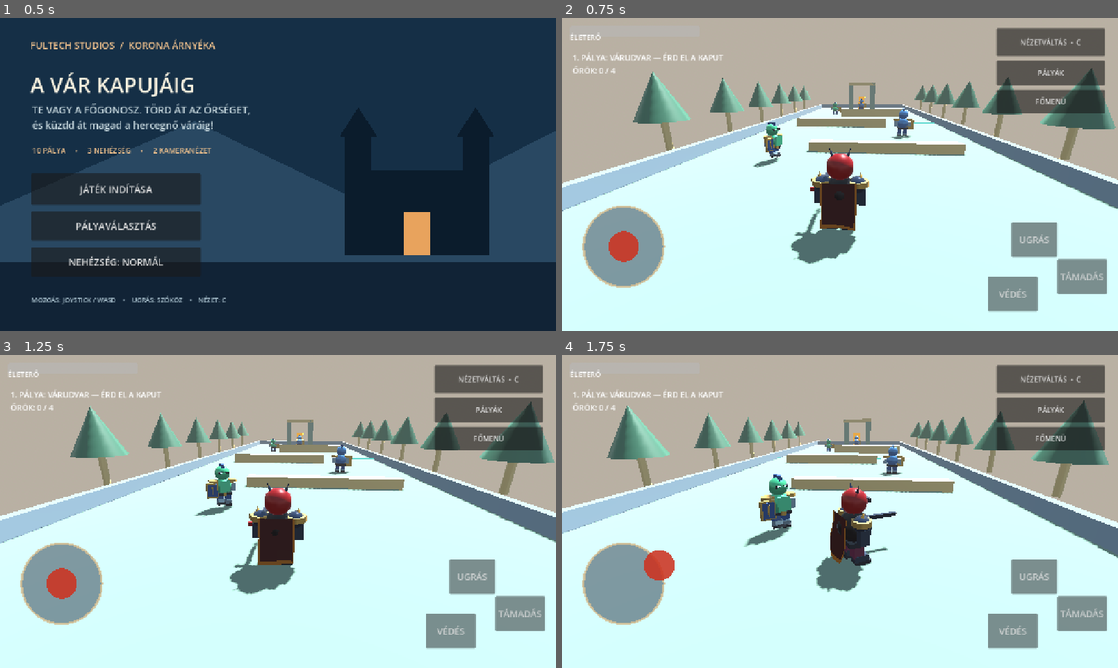
Above: before the commit, frames 1-4 (two rows, left to right).
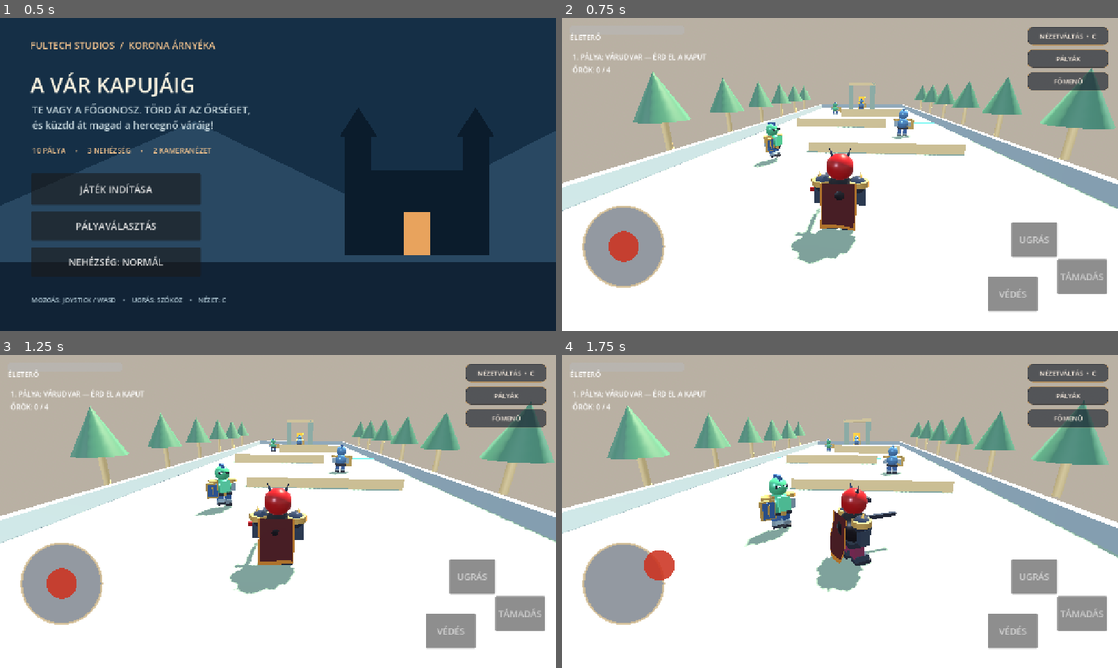
Above: after the commit, the same moments.

Repository: fuloplevente1998/reverse-supermario
Game: Godot game, scene res://scenes/title.tscn
Same seed, same stepped clock (60 frames per second), same inputs: the game is played once before the commit and once after it.
Inputs (mouse positions are in pixels of both pictures, inside the frame that each line leads up to):
- Up to frame 1 (0.5 s): no input
- Up to frame 2 (0.75 s): click "JÁTÉK INDÍTÁSA" at 0.5 s
- Up to frame 3 (1.25 s): no input
- Up to frame 4 (1.75 s): tap Enter at 1.25 s; drag from (623, 583) to (895, 442) at 1.27 s

Frame 1 is identical in both runs. In frame 2, 62% of the frame differs, in the area x 0-100%, y 2-100%; in frame 3, 62%; in frame 4, 62%.

Commit message:
ui+lighting: compact HUD and add mobile-safe character fill

Diff:
--- a/scripts/game.gd
+++ b/scripts/game.gd
@@ -81,7 +81,7 @@
     hp_bar.max_value = player.max_hp
     hp_bar.value = player.hp
     hp_bar.show_percentage = false
-    hp_bar.custom_minimum_size = Vector2(300, 26)
+    hp_bar.custom_minimum_size = Vector2(264, 20)
     $UI/TopBar.add_child(hp_bar)
 
     var hp_text := Label.new()
@@ -94,12 +94,12 @@
     objective_label = Label.new()
     objective_label.text = "%d. PÁLYA: %s — ÉRD EL A KAPUT" % [stage_number, StageGenerator.title(stage_number)]
     objective_label.position = Vector2(24, 78)
-    objective_label.add_theme_font_size_override("font_size", 18)
+    objective_label.add_theme_font_size_override("font_size", 16)
     $UI.add_child(objective_label)
 
     kill_label = Label.new()
     kill_label.position = Vector2(24, 108)
-    kill_label.add_theme_font_size_override("font_size", 18)
+    kill_label.add_theme_font_size_override("font_size", 16)
     $UI.add_child(kill_label)
 
     status_label.add_theme_font_size_override("font_size", 42)
@@ -145,28 +145,47 @@
 
     var view_button := Button.new()
     view_button.text = "NÉZETVÁLTÁS  •  C"
-    view_button.position = Vector2(1000, 24)
-    view_button.size = Vector2(250, 64)
+    view_button.position = Vector2(1072, 20)
+    view_button.size = Vector2(186, 43)
+    _style_overlay_button(view_button)
     view_button.focus_mode = Control.FOCUS_NONE
     controls.add_child(view_button)
     view_button.pressed.connect($Player/CameraPivot.toggle_view)
     stage_button = Button.new()
-    stage_button.position = Vector2(1000, 98)
-    stage_button.size = Vector2(250, 57)
+    stage_button.position = Vector2(1072, 72)
+    stage_button.size = Vector2(186, 43)
+    _style_overlay_button(stage_button)
     stage_button.text = "PÁLYÁK"
     stage_button.focus_mode = Control.FOCUS_NONE
     controls.add_child(stage_button)
     stage_button.pressed.connect(_open_stage_panel)
     var home_button := Button.new()
     home_button.text = "FŐMENÜ"
-    home_button.position = Vector2(1000, 165)
-    home_button.size = Vector2(250, 55)
+    home_button.position = Vector2(1072, 124)
+    home_button.size = Vector2(186, 43)
+    _style_overlay_button(home_button)
     home_button.focus_mode = Control.FOCUS_NONE
     controls.add_child(home_button)
     home_button.pressed.connect(_go_home)
     $UI/Controls/Joystick.changed.connect(player.set_touch_axis)
     _build_stage_panel()
     _style_control_buttons()
+
+func _style_overlay_button(button: Button) -> void:
+    # Still a real, full-size touch target; only remove the huge opaque HUD.
+    button.add_theme_font_size_override("font_size", 15)
+    button.add_theme_color_override("font_color", Color("#f6eadd"))
+    var normal := StyleBoxFlat.new()
+    normal.bg_color = Color(0.10, 0.13, 0.18, 0.64)
+    normal.border_color = Color(0.73, 0.58, 0.38, 0.72)
+    normal.set_border_width_all(1)
+    normal.set_corner_radius_all(11)
+    button.add_theme_stylebox_override("normal", normal)
+    var pressed := normal.duplicate() as StyleBoxFlat
+    pressed.bg_color = Color(0.18, 0.22, 0.28, 0.89)
+    button.add_theme_stylebox_override("hover", pressed)
+    button.add_theme_stylebox_override("pressed", pressed)
+
 
 func _style_control_buttons() -> void:
     var buttons := [
@@ -437,17 +456,29 @@
     sky.sky_material = sky_mat
     env.sky = sky
     env.ambient_light_source = Environment.AMBIENT_SOURCE_COLOR
-    env.ambient_light_color = Color(0.72, 0.8, 0.9)
-    env.ambient_light_energy = 0.45
+    # Cool indirect fill keeps graphite armor legible from behind.
+    env.ambient_light_color = Color(0.85, 0.88, 0.93)
+    env.ambient_light_energy = 0.68
     env.tonemap_mode = Environment.TONE_MAPPER_FILMIC
     env.glow_enabled = false # Mobile: use emissive materials without post-process bloom.
     env.fog_enabled = true
     env.fog_light_color = Color(0.36, 0.3, 0.3, 1)
     env.fog_light_energy = 0.55
-    env.fog_density = 0.003
+    env.fog_density = 0.0015
     env.fog_height = 0.0
     $WorldEnvironment.environment = env
-    $Sun.light_energy = 0.85
+    $Sun.light_color = Color(1.0, 0.88, 0.73)
+    $Sun.light_energy = 1.10
+    if stage_number == 1:
+        # Cheap shadow-free camera-side fill: the dark playable silhouette
+        # is not allowed to disappear against high-value courtyard stones.
+        var front_fill := DirectionalLight3D.new()
+        front_fill.name = "CharacterFill"
+        front_fill.rotation_degrees = Vector3(-25, 150, 0)
+        front_fill.light_color = Color(0.81, 0.88, 1.0)
+        front_fill.light_energy = 0.50
+        front_fill.shadow_enabled = false
+        add_child(front_fill)
 
 func _build_boundaries() -> void:
     var half_width := StageGenerator.width(stage_number) * 0.5 - 0.3
